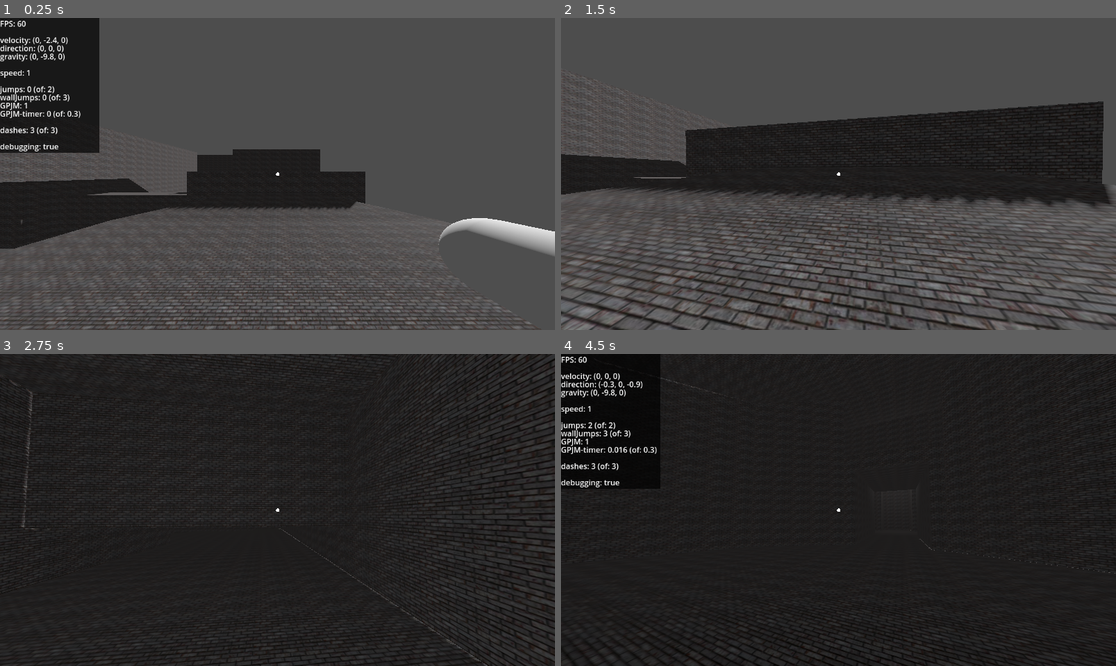
Above: before the commit, frames 1-4 (two rows, left to right).
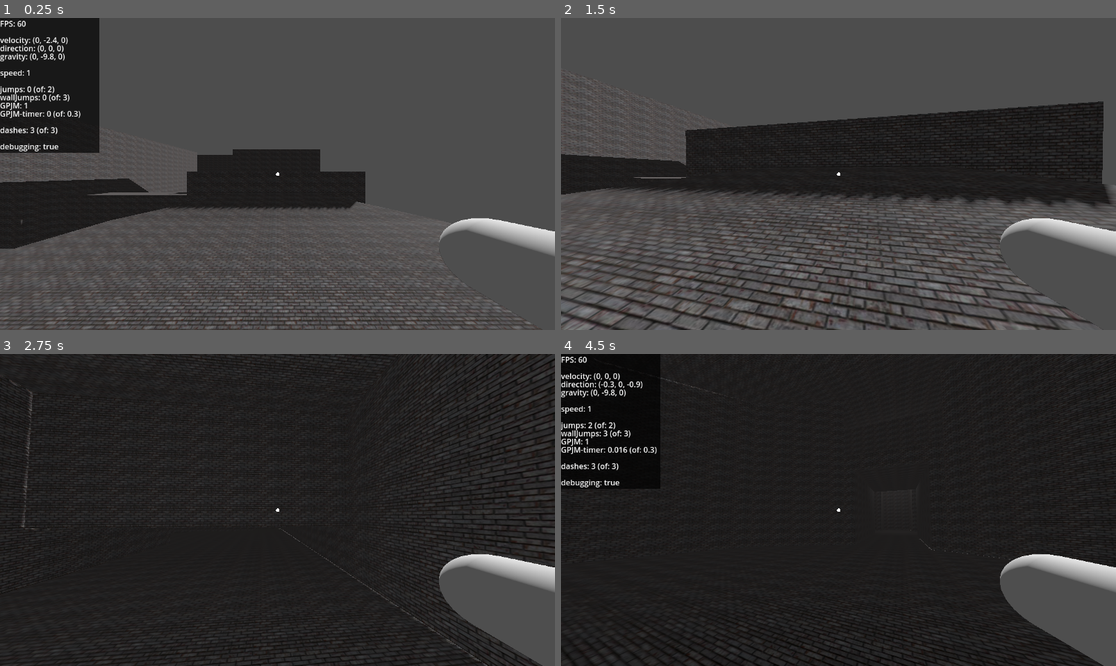
Above: after the commit, the same moments.

Repository: SebastianSchneiderbauer/3DMiami
Game: Godot game, scene res://world/scenes/world.tscn
Same seed, same stepped clock (60 frames per second), same inputs: the game is played once before the commit and once after it.
Inputs (mouse positions are in pixels of both pictures, inside the frame that each line leads up to):
- Up to frame 1 (0.25 s): no input
- Up to frame 2 (1.5 s): tap Enter (ui_accept) at 0.5, 0.77 s; move the mouse to (866, 174) at 0.52 s; hold Up (ui_up) from 0.53 s (still down); tap F (F) at 0.6 s; move the mouse to (810, 174) at 1.27 s; tap Ctrl (ctrl) at 1.35 s
- Up to frame 3 (2.75 s): keep holding Up (ui_up); tap Enter (ui_accept) at 1.52 s; move the mouse to (288, 503) at 2.02 s; press the mouse at (288, 503) at 2.03 s
- Up to frame 4 (4.5 s): keep holding Up (ui_up); move the mouse to (832, 516) at 2.77 s; release the mouse at (832, 516) at 2.78 s; tap Shift (shift) at 2.85 s; tap Enter (ui_accept) at 3.02, 3.77 s; move the mouse to (877, 513) at 3.52 s; tap F (F) at 3.6 s; move the mouse to (794, 506) at 4.27 s; tap Ctrl (ctrl) at 4.35 s

The runs differ from the first frame. In frame 1, less than 0.1% of the frame differs, in the area x 78-100%, y 64-97%; in frame 2, 2.2%; in frame 3, 5.1%; in frame 4, 5.2%, in the area x 79-100%, y 64-100%.

Commit message:
add viewport aproach

Diff:
--- a/pause menu/scripts/fov_slider.gd
+++ b/pause menu/scripts/fov_slider.gd
@@ -5,5 +5,7 @@
 	var output = get_parent().get_child(6)
 	var player = get_parent().get_parent().get_parent().get_parent().get_child(0)
 	var camera = player.get_child(1)
+	var camera2 = player.get_child(2).get_child(0).get_child(0)
 	output.set_text(str(value))
 	camera.baseFOV = value
+	#camera2.fov = value
--- a/player/scenes/playerbody.tscn
+++ b/player/scenes/playerbody.tscn
@@ -1,8 +1,9 @@
-[gd_scene load_steps=8 format=3 uid="uid://cspwugujnubo6"]
+[gd_scene load_steps=9 format=3 uid="uid://cspwugujnubo6"]
 
 [ext_resource type="Script" path="res://player/scripts/player.gd" id="1_144kg"]
 [ext_resource type="Texture2D" uid="uid://dl5gdn1eq11js" path="res://textures/3.jpg" id="2_h62rp"]
 [ext_resource type="Script" path="res://player/scripts/player_camera.gd" id="3_b7c5l"]
+[ext_resource type="Script" path="res://player/scenes/sub_viewport.gd" id="4_4xq10"]
 
 [sub_resource type="CapsuleShape3D" id="CapsuleShape3D_rf2iv"]
 
@@ -33,6 +34,28 @@
 transform = Transform3D(1, 0, 0, 0, 1, 0, 0, 0, 1, 0, 1.69835, 0)
 script = ExtResource("3_b7c5l")
 
-[node name="MeshInstance3D" type="MeshInstance3D" parent="Camera3D"]
-transform = Transform3D(1, 0, 0, 0, -4.37114e-08, 1, 0, -1, -4.37114e-08, 1.14603, -0.442419, 0)
+[node name="SubViewportContainer" type="SubViewportContainer" parent="."]
+anchors_preset = 15
+anchor_right = 1.0
+anchor_bottom = 1.0
+grow_horizontal = 2
+grow_vertical = 2
+stretch = true
+
+[node name="SubViewport" type="SubViewport" parent="SubViewportContainer"]
+transparent_bg = true
+handle_input_locally = false
+size = Vector2i(1152, 648)
+render_target_update_mode = 4
+script = ExtResource("4_4xq10")
+
+[node name="Viewportcam" type="Camera3D" parent="SubViewportContainer/SubViewport"]
+transform = Transform3D(1, 0, 0, 0, 1, 0, 0, 0, 1, 0, 1.698, 0)
+cull_mask = 1047554
+fov = 90.0
+
+[node name="MeshInstance3D" type="MeshInstance3D" parent="SubViewportContainer/SubViewport/Viewportcam"]
+transform = Transform3D(1, 0, 0, 0, -4.37114e-08, 1, 0, -1, -4.37114e-08, 1.14603, -0.442069, 0)
+layers = 2
 mesh = SubResource("CapsuleMesh_gahwa")
+skeleton = NodePath("../../../../Camera3D")
--- /dev/null
+++ b/player/scenes/sub_viewport.gd
@@ -0,0 +1,12 @@
+extends SubViewport
+
+
+# Called when the node enters the scene tree for the first time.
+func _ready():
+	pass # Replace with function body.
+
+
+# Called every frame. 'delta' is the elapsed time since the previous frame.
+func _process(delta):
+	var res = get_window().get_size()
+	size = res
--- a/world/scenes/world.tscn
+++ b/world/scenes/world.tscn
@@ -50,7 +50,7 @@
 shape = SubResource("BoxShape3D_att35")
 
 [node name="freecam" parent="." instance=ExtResource("3_he444")]
-transform = Transform3D(1, 0, 0, 0, 1, 0, 0, 0, 1, 0, 10.4747, 0)
+transform = Transform3D(1, 0, 0, 0, 1, 0, 0, 0, 1, 0, 10.4747, -5.91815)
 
 [node name="CanvasLayer" type="CanvasLayer" parent="."]
 
